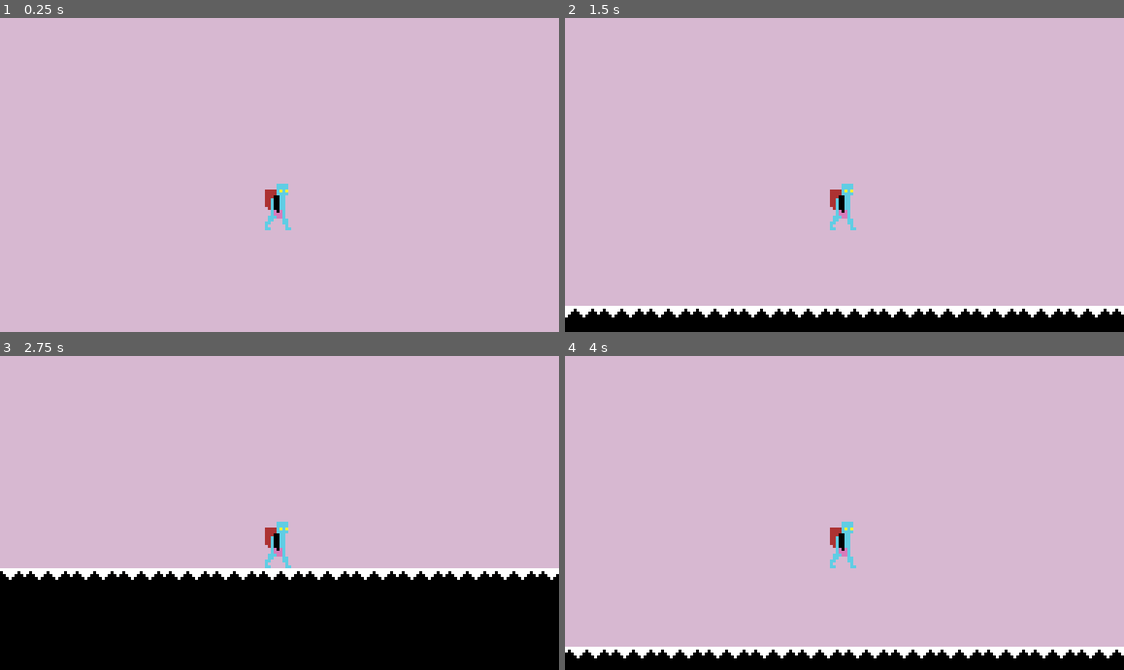
Above: before the commit, frames 1-4 (two rows, left to right).
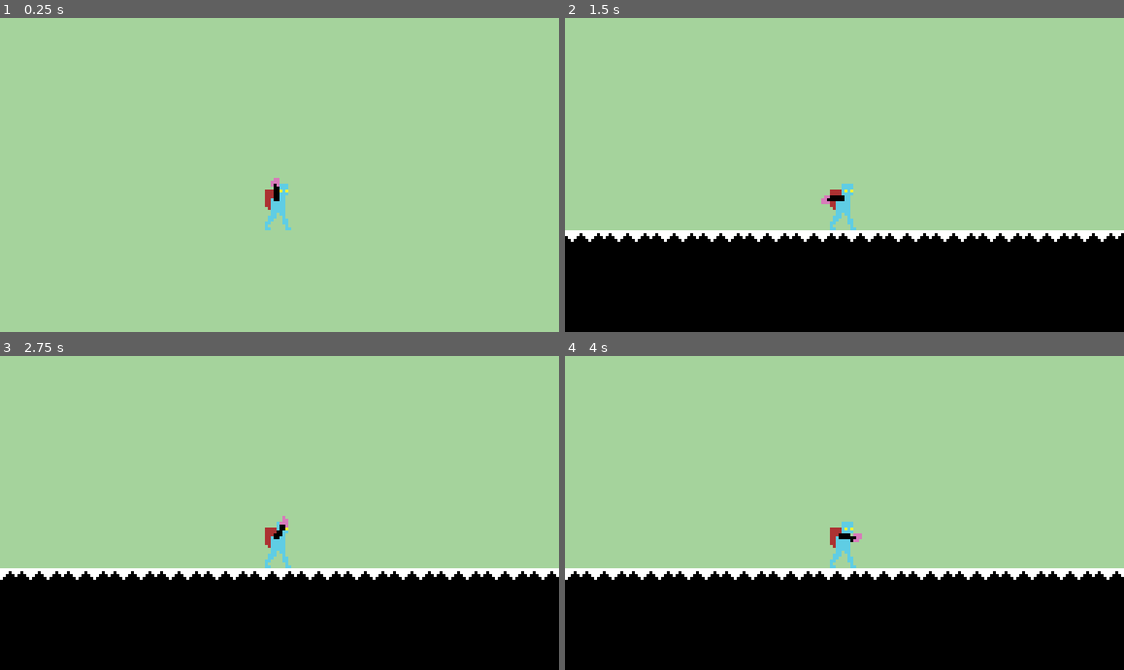
Above: after the commit, the same moments.

Repository: Bbubbee/Qman
Game: Godot game, scene res://scenes/main/main.tscn
The game is run twice, just before and just after one commit, with the same random seed, the same clock (stepped at 60 frames per second) and the same inputs.
Inputs (mouse positions are in pixels of both pictures, inside the frame that each line leads up to):
- Up to frame 1 (0.25 s): no input
- Up to frame 2 (1.5 s): move the mouse to (967, 159) at 0.52 s; hold D (right) from 0.53 s (still down); tap Space (jump) at 0.6, 0.77, 1.07, 1.35 s; move the mouse to (732, 190) at 1.27 s
- Up to frame 3 (2.75 s): tap Space (jump) at 1.52, 1.82, 2.1 s; move the mouse to (335, 443) at 2.02 s; release D (right) at 2.03 s; hold A (left) from 2.03 s (still down)
- Up to frame 4 (4 s): move the mouse to (816, 575) at 2.77 s; release A (left) at 2.78 s; hold D (right) from 2.78 s (still down); tap Space (jump) at 2.85, 3.02, 3.32, 3.6, 3.77 s; move the mouse to (1012, 560) at 3.52 s

The runs differ from the first frame. In frame 1, 100% of the frame differs, in the area x 0-100%, y 0-100%; in frame 2, 94%; in frame 3, 69%; in frame 4, 94%.

Commit message:
added player state machine

Diff:
--- a/project.godot
+++ b/project.godot
@@ -19,8 +19,8 @@
 
 window/size/viewport_width=192
 window/size/viewport_height=108
-window/size/window_width_override=1280
-window/size/window_height_override=720
+window/size/window_width_override=1920
+window/size/window_height_override=1080
 window/stretch/mode="viewport"
 
 [input]
--- a/scenes/main/main.tscn
+++ b/scenes/main/main.tscn
@@ -13,7 +13,7 @@
 offset_right = -1147.0
 offset_bottom = -492.0
 scale = Vector2(37.0216, 16.9952)
-color = Color(0.886275, 0.756863, 0.862745, 0.92549)
+color = Color(0.647059, 0.827451, 0.611765, 1)
 metadata/_edit_lock_ = true
 
 [node name="LevelTileMap" parent="." instance=ExtResource("2_45t53")]
--- /dev/null
+++ b/scenes/player/actions/gust.tscn
@@ -0,0 +1,3 @@
+[gd_scene format=3 uid="uid://bn0vy17ie83yo"]
+
+[node name="Gust" type="Node2D"]
--- /dev/null
+++ b/scenes/player/idle.gd
@@ -0,0 +1,10 @@
+extends State
+
+
+func enter():
+	actor.velocity.x = 0
+
+
+func on_input(event: InputEvent):
+	var moving = Input.get_axis('left', 'right')
+	if moving: transition.emit(self, "move")
--- /dev/null
+++ b/scenes/player/move.gd
@@ -0,0 +1,18 @@
+extends State
+
+
+func enter():
+	print("Entering move state")
+
+
+func physics_process(delta: float):
+	var direction := Input.get_axis("left", "right")
+
+	# Move in the given direction when move is pressed.
+	if direction: actor.velocity.x = direction * actor.SPEED
+	# Not moving. Graudally lower velocity to 0.
+	else: actor.velocity.x = move_toward(actor.velocity.x, 0, actor.SPEED)
+
+	# The player has stopped moving, go back to idle.
+	if actor.velocity.x == 0:
+		transition.emit(self, "idle")
--- a/scenes/player/player.gd
+++ b/scenes/player/player.gd
@@ -1,28 +1,23 @@
 extends CharacterBody2D
 
 
-const SPEED = 300.0
-const JUMP_VELOCITY = -250
+const SPEED = 200.0
+const JUMP_VELOCITY = -250.0
+
+@onready var arm_pivot: Marker2D = $ArmPivot
+@onready var state_machine: Node = $StateMachine
 
 # Get the gravity from the project settings to be synced with RigidBody nodes.
 var gravity: int = ProjectSettings.get_setting("physics/2d/default_gravity")
 
+func _ready() -> void:
+	state_machine.init(self)
 
 func _physics_process(delta: float) -> void:
 	# Add the gravity.
 	if not is_on_floor():
 		velocity.y += gravity * delta
+	move_and_slide()
 
-	# Handle jump.
-	if Input.is_action_just_pressed("jump") and is_on_floor():
-		velocity.y = JUMP_VELOCITY
-
-	# Get the input direction and handle the movement/deceleration.
-	# As good practice, you should replace UI actions with custom gameplay actions.
-	var direction := Input.get_axis("left", "right")
-	if direction:
-		velocity.x = direction * SPEED
-	else:
-		velocity.x = move_toward(velocity.x, 0, SPEED)
-
-	move_and_slide()
+	# Make the arm and gun aim at the mouse.
+	arm_pivot.look_at(get_global_mouse_position())
--- a/scenes/player/player.tscn
+++ b/scenes/player/player.tscn
@@ -1,8 +1,11 @@
-[gd_scene load_steps=7 format=3 uid="uid://dpwtpkyvf7juq"]
+[gd_scene load_steps=10 format=3 uid="uid://dpwtpkyvf7juq"]
 
 [ext_resource type="Script" path="res://scenes/player/player.gd" id="1_c4p7c"]
 [ext_resource type="Texture2D" uid="uid://cujqgow6w4nmk" path="res://assets/player/player_export.png" id="2_o0k82"]
 [ext_resource type="Texture2D" uid="uid://cpa4hj6a8x5mq" path="res://assets/player/player_hand_export.png" id="3_bosfo"]
+[ext_resource type="Script" path="res://scenes/player/state_machine.gd" id="4_rnkx0"]
+[ext_resource type="Script" path="res://scenes/player/idle.gd" id="5_yjn2x"]
+[ext_resource type="Script" path="res://scenes/player/move.gd" id="6_cqvk3"]
 
 [sub_resource type="CapsuleShape2D" id="CapsuleShape2D_036ok"]
 radius = 4.0
@@ -20,12 +23,13 @@
 collision_layer = 2
 script = ExtResource("1_c4p7c")
 
-[node name="CollisionShape2D" type="CollisionShape2D" parent="."]
+[node name="CollisionShape" type="CollisionShape2D" parent="."]
 shape = SubResource("CapsuleShape2D_036ok")
 metadata/_edit_lock_ = true
 
 [node name="Camera2D" type="Camera2D" parent="."]
 position = Vector2(0, -11)
+metadata/_edit_lock_ = true
 
 [node name="Animator" type="AnimationPlayer" parent="."]
 libraries = {
@@ -35,7 +39,24 @@
 
 [node name="Sprite" type="Sprite2D" parent="."]
 texture = ExtResource("2_o0k82")
+metadata/_edit_lock_ = true
 
-[node name="ArmSprite" type="Sprite2D" parent="."]
-position = Vector2(-1, 0)
+[node name="ArmPivot" type="Marker2D" parent="."]
+position = Vector2(-1, -3)
+metadata/_edit_group_ = true
+
+[node name="ArmSprite" type="Sprite2D" parent="ArmPivot"]
+position = Vector2(3, 0)
+rotation = -1.5708
 texture = ExtResource("3_bosfo")
+metadata/_edit_lock_ = true
+
+[node name="StateMachine" type="Node" parent="." node_paths=PackedStringArray("initial_state")]
+script = ExtResource("4_rnkx0")
+initial_state = NodePath("Idle")
+
+[node name="Idle" type="Node" parent="StateMachine"]
+script = ExtResource("5_yjn2x")
+
+[node name="Move" type="Node" parent="StateMachine"]
+script = ExtResource("6_cqvk3")
--- /dev/null
+++ b/scenes/player/state.gd
@@ -0,0 +1,22 @@
+extends Node
+class_name State
+
+signal transition  # Use me to transition states.
+
+var actor  # Owner of this state.
+
+## Note: You can't change states in the enter function!
+func enter():
+	pass
+
+func exit():
+	pass
+
+func process(_delta: float):
+	pass
+
+func physics_process(_delta: float):
+	pass
+
+func on_input(_event: InputEvent):
+	pass
--- /dev/null
+++ b/scenes/player/state_machine.gd
@@ -0,0 +1,56 @@
+extends Node
+
+var states: Dictionary = {}
+var current_state: State
+
+@export var initial_state : State
+
+
+## Readies the state machine.
+func _ready():
+	# Prepares all states.
+	for child in get_children():
+		if child is State:
+			states[child.name.to_lower()] = child
+			child.transition.connect(on_child_transition)
+
+
+## Call this in the actor of the state machine.
+## Connects the actor to the states. Sets inital state.
+func init(actor):
+	for child in get_children():
+		if child is State:
+			child.actor = actor
+
+	# Sets initial state.
+	if initial_state:
+		current_state = initial_state
+		current_state.enter()
+
+
+func _process(delta: float) -> void:
+	if current_state: current_state.process(delta)
+
+
+func _physics_process(delta: float) -> void:
+	if current_state: current_state.physics_process(delta)
+
+
+func _input(event: InputEvent) -> void:
+	if current_state: current_state.on_input(event)
+
+
+## State transition.
+## Note: You can't change states from the enter function!
+func on_child_transition(state: State, new_state_name: String) -> void:
+	#print(str(state)+" -> "+new_state_name)
+	if state != current_state: return
+
+	var new_state = states.get(new_state_name.to_lower())
+	if not new_state: return
+
+	if current_state: current_state.exit()
+
+	new_state.enter()
+
+	current_state = new_state
--- /dev/null
+++ b/scenes/test/test.gd
@@ -0,0 +1,7 @@
+extends Node2D
+
+
+
+# Called every frame. 'delta' is the elapsed time since the previous frame.
+func _process(delta: float) -> void:
+	look_at(get_global_mouse_position())
--- /dev/null
+++ b/scenes/test/test.tscn
@@ -0,0 +1,10 @@
+[gd_scene load_steps=2 format=3 uid="uid://cqce1d4eno4xk"]
+
+[ext_resource type="Script" path="res://scenes/test/test.gd" id="1_0bn60"]
+
+[node name="Test" type="Node2D"]
+script = ExtResource("1_0bn60")
+
+[node name="ColorRect" type="ColorRect" parent="."]
+offset_right = 4.0
+offset_bottom = 16.0
Not shown, added: .DS_Store
